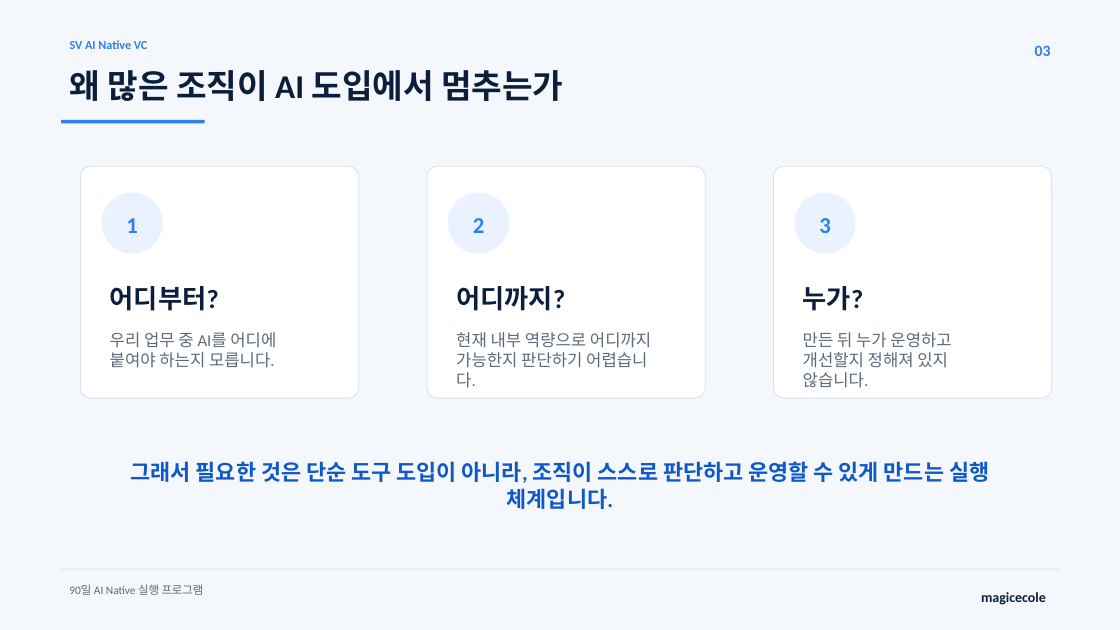
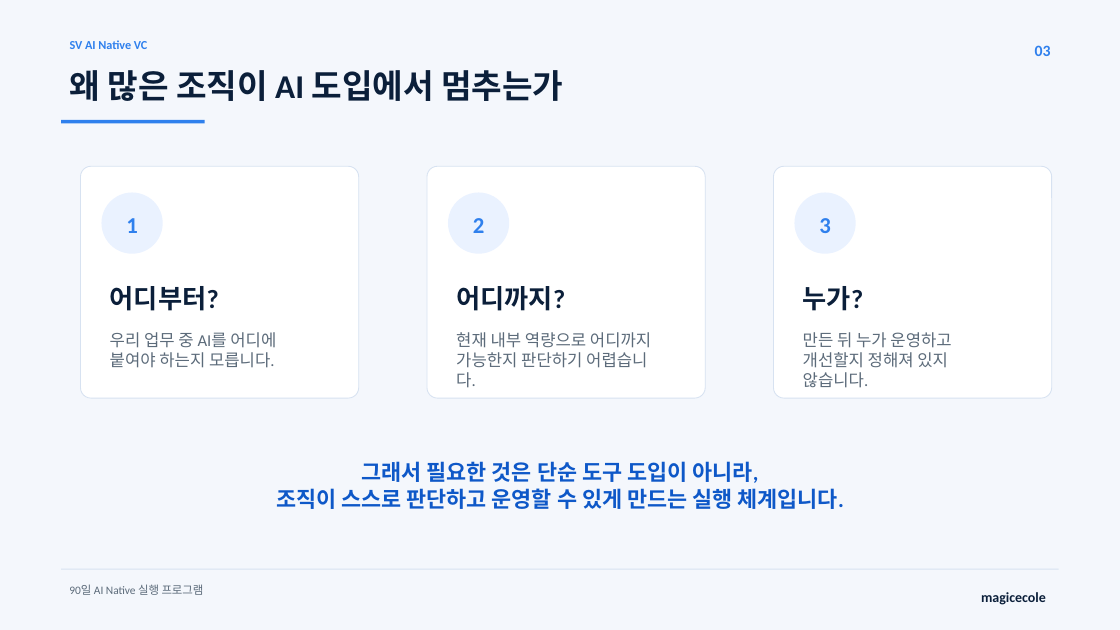
Before and after one commit to MagicecoleAI/svinvest-ai-native-vc-workshop, a slide deck: slide 3 of outputs/SV_AI_Native_90일_실행프로그램.pptx. Drawn at 1120x630 pixels with LibreOffice and Linux fonts; fonts in the diff are those of the drawing. Boxes give left, top, right and bottom in pixels: in the first picture for what was removed or moved away, otherwise in the second. Text is boxed around its words. In the diff, an @@ line names an element or a change of style, - is before the commit and + after.

```diff
--- a/outputs/SV_AI_Native_90일_실행프로그램.pptx
+++ b/outputs/SV_AI_Native_90일_실행프로그램.pptx
@@ text at box(276, 461, 844, 509): text changed @@
-그래서 필요한 것은 단순 도구 도입이 아니라, 조직이 스스로 판단하고 운영할 수 있게 만드는 실행 체계입니다.
+그래서 필요한 것은 단순 도구 도입이 아니라,
+조직이 스스로 판단하고 운영할 수 있게 만드는 실행 체계입니다.
```
Also in this commit, not shown: 7 other slides changed, 1 slide removed, 1 other file.
